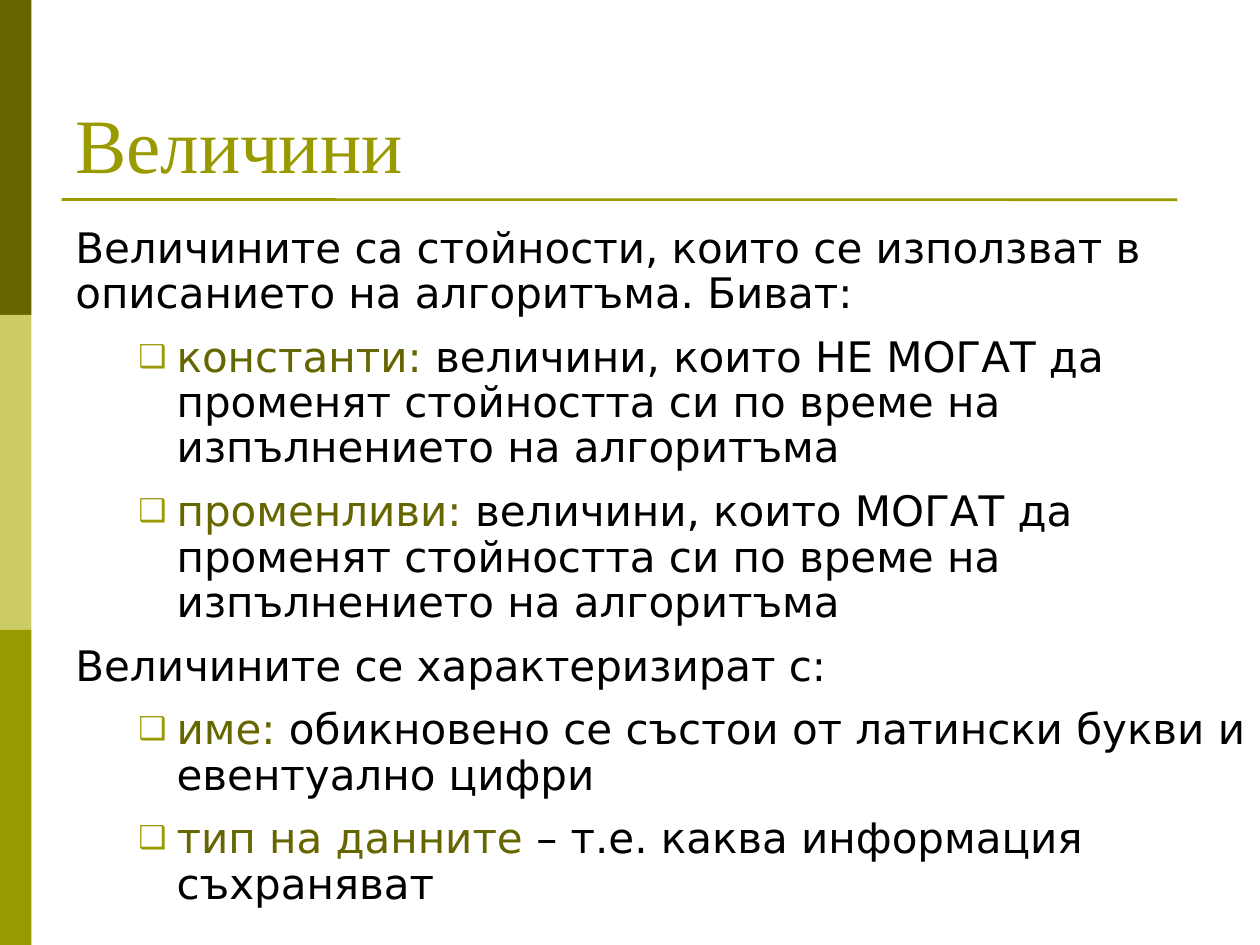
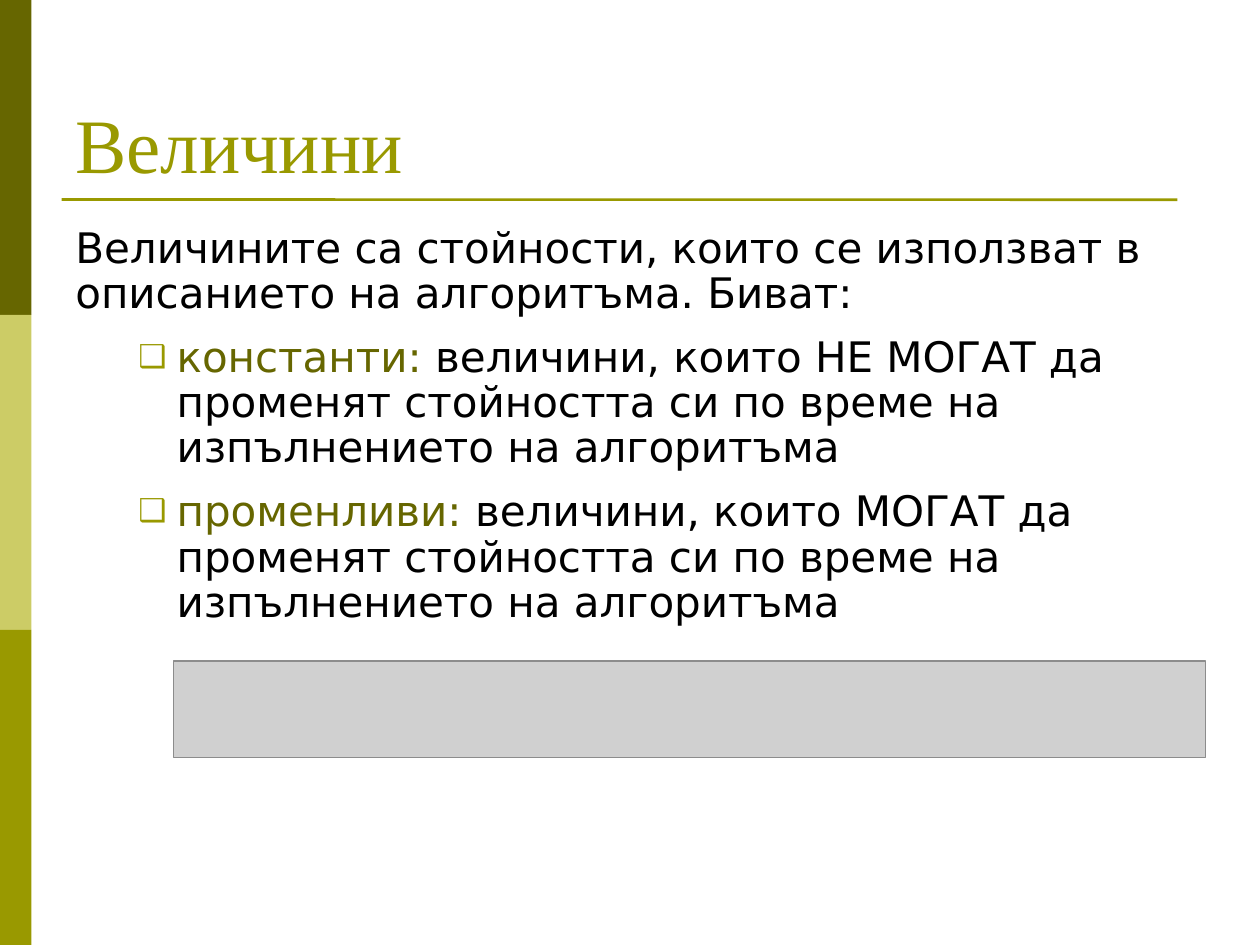
Before and after one commit to BG-IT-Edu/Free-Content, a slide deck: slide 2 of dmanolov/Информатика 8 клас (JavaScript)/03.Алгоритми/03.03.Елементи на един алгоритъм.ppt. Drawn at 1260x945 pixels with LibreOffice and Linux fonts; fonts in the diff are those of the drawing; grey boxes stand for pictures. Boxes give left, top, right and bottom in pixels: in the first picture for what was removed or moved away, otherwise in the second. Text is boxed around its words. In the diff, an @@ line names an element or a change of style, - is before the commit and + after.

```diff
--- a/dmanolov/Информатика 8 клас (JavaScript)/03.Алгоритми/03.03.Елементи на един алгоритъм.ppt
+++ b/dmanolov/Информатика 8 клас (JavaScript)/03.Алгоритми/03.03.Елементи на един алгоритъм.ppt
@@ text at (75,650,1245,908): paragraphs removed @@
-Величините се характеризират с:
-  ❑ име: обикновено се състои от латински букви и евентуално цифри
-  ❑ тип на данните – т.е. каква информация съхраняват
@@ picture added at (174,662,1206,757) @@
```
Also in this commit, not shown: 3 other slides changed, 2 slides added, 13 other files.
